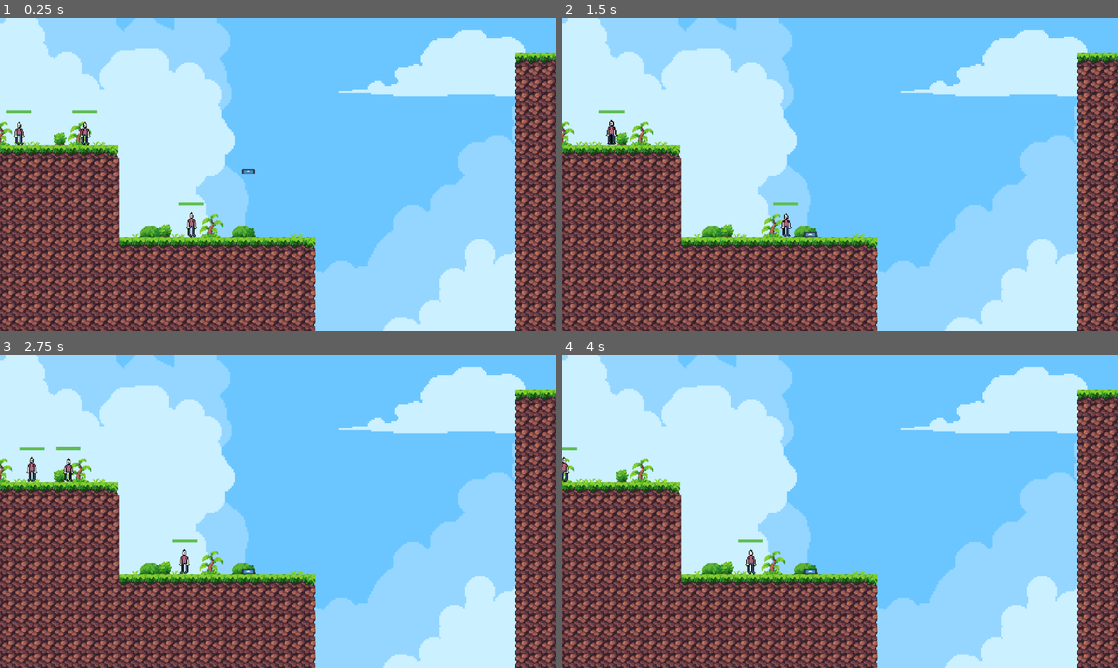
Above: before the commit, frames 1-4 (two rows, left to right).
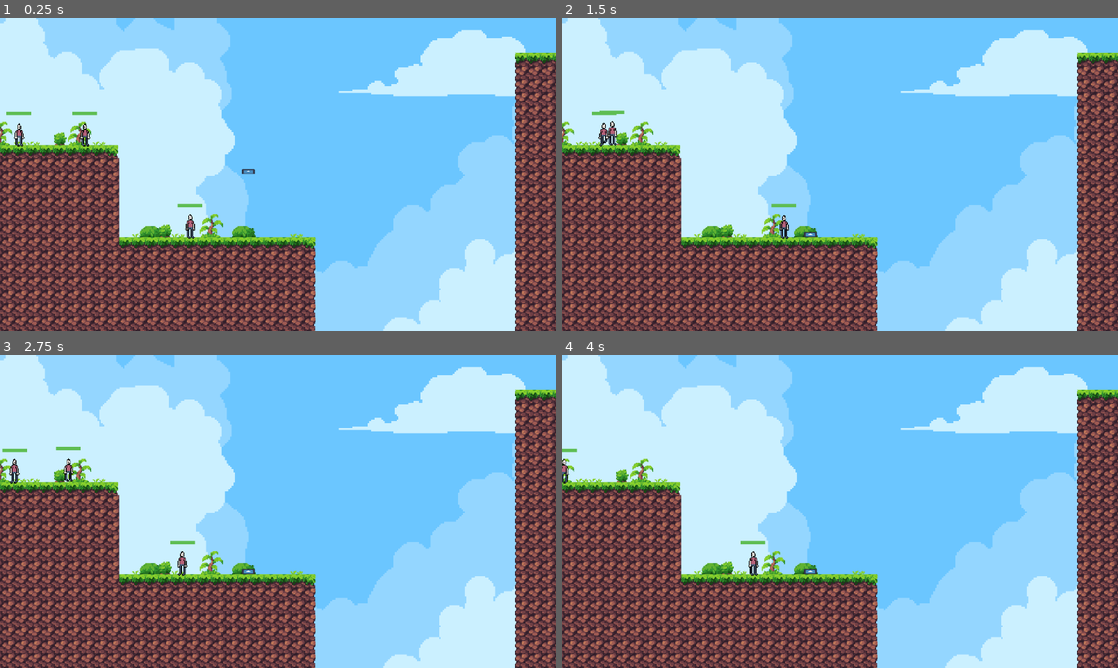
Above: after the commit, the same moments.

Repository: MichaelRRyan/ggj2024
Game: Godot game, scene res://gameplay/gameplay.tscn
Same seed, same stepped clock (60 frames per second), same inputs: the game is played once before the commit and once after it. The engine's default icon, where the game draws it, is replaced by a stand-in: a white triangle on a blue panel in a dark square.
Inputs (mouse positions are in pixels of both pictures, inside the frame that each line leads up to):
- Up to frame 1 (0.25 s): no input
- Up to frame 2 (1.5 s): move the mouse to (812, 215) at 0.52 s; press the mouse at (812, 215) at 0.53 s; move the mouse to (612, 130) at 1.27 s; release the mouse at (612, 130) at 1.28 s; click (612, 130) at 1.35 s
- Up to frame 3 (2.75 s): move the mouse to (66, 467) at 2.02 s; press the mouse at (66, 467) at 2.03 s
- Up to frame 4 (4 s): move the mouse to (745, 558) at 2.77 s; release the mouse at (745, 558) at 2.78 s; click (745, 558) at 2.85 s; move the mouse to (1006, 558) at 3.52 s; press the mouse at (1006, 558) at 3.53 s

The runs differ from the first frame. In frame 1, 0.4% of the frame differs, in the area x 1-37%, y 29-71%; in frame 2, 0.4%; in frame 3, 0.5%, in the area x 0-36%, y 29-71%; in frame 4, 0.3%.

Commit message:
Fixed minion collision shape

Diff:
--- a/features/entity/entity.tscn
+++ b/features/entity/entity.tscn
@@ -5,10 +5,10 @@
 [ext_resource type="Script" path="res://features/entity_pickup/pickup_component.gd" id="2_kmm32"]
 
 [sub_resource type="RectangleShape2D" id="RectangleShape2D_yb0ci"]
-size = Vector2(14, 32)
+size = Vector2(14, 30)
 
 [sub_resource type="CapsuleShape2D" id="CapsuleShape2D_q6ywv"]
-radius = 8.0
+radius = 13.0
 height = 34.0
 
 [node name="Entity" type="CharacterBody2D"]
--- a/features/entity/minion.tscn
+++ b/features/entity/minion.tscn
@@ -348,8 +348,10 @@
 hframes = 7
 vframes = 10
 
+[node name="CollisionShape2D" parent="." index="1"]
+position = Vector2(0, -1)
+
 [node name="CollisionShape2D" parent="PickupComponent" index="0"]
-visible = false
 position = Vector2(0, -1.36)
 
 [node name="HoldEntityComponent" type="Area2D" parent="." index="3" groups=["hold_entity_component"]]
